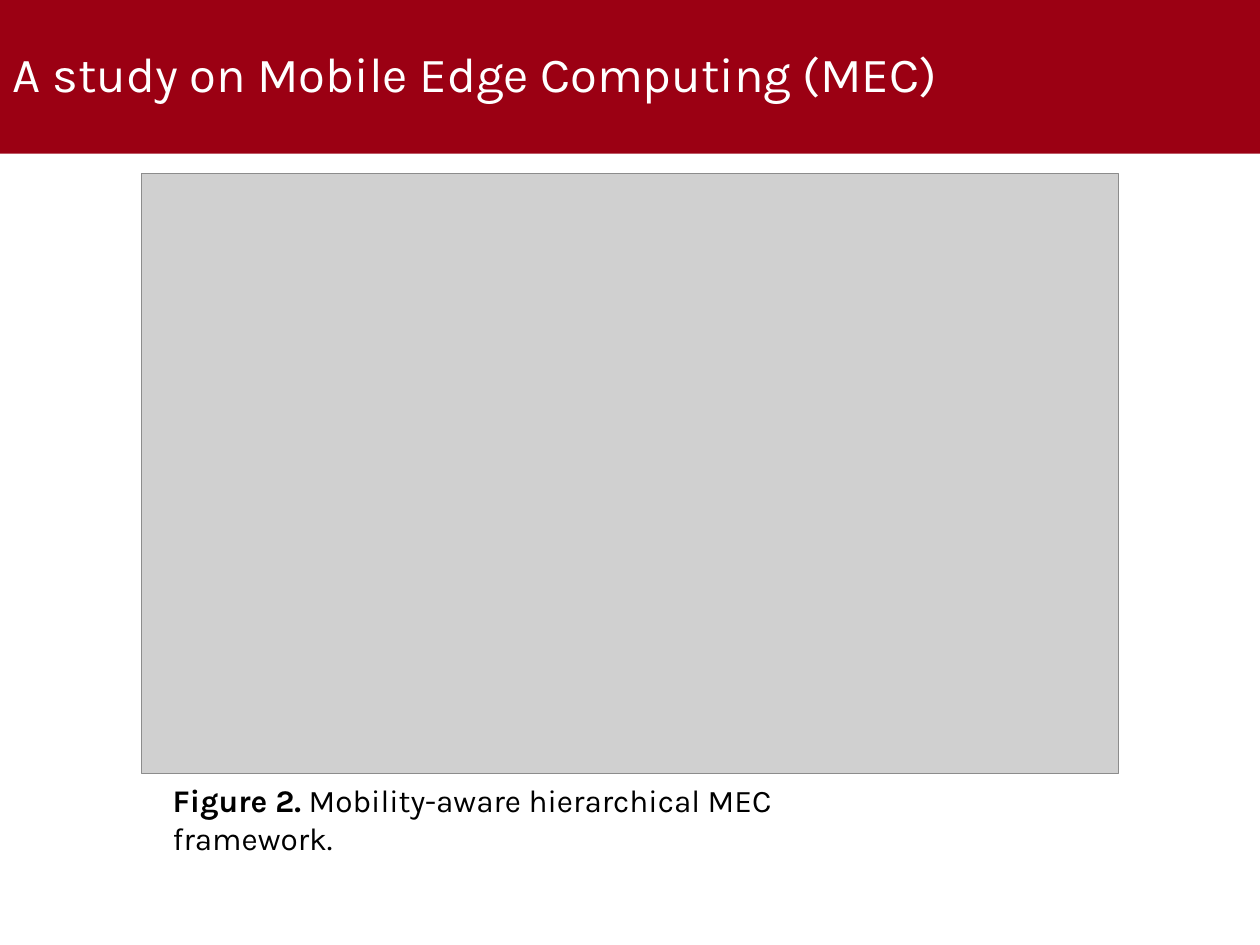
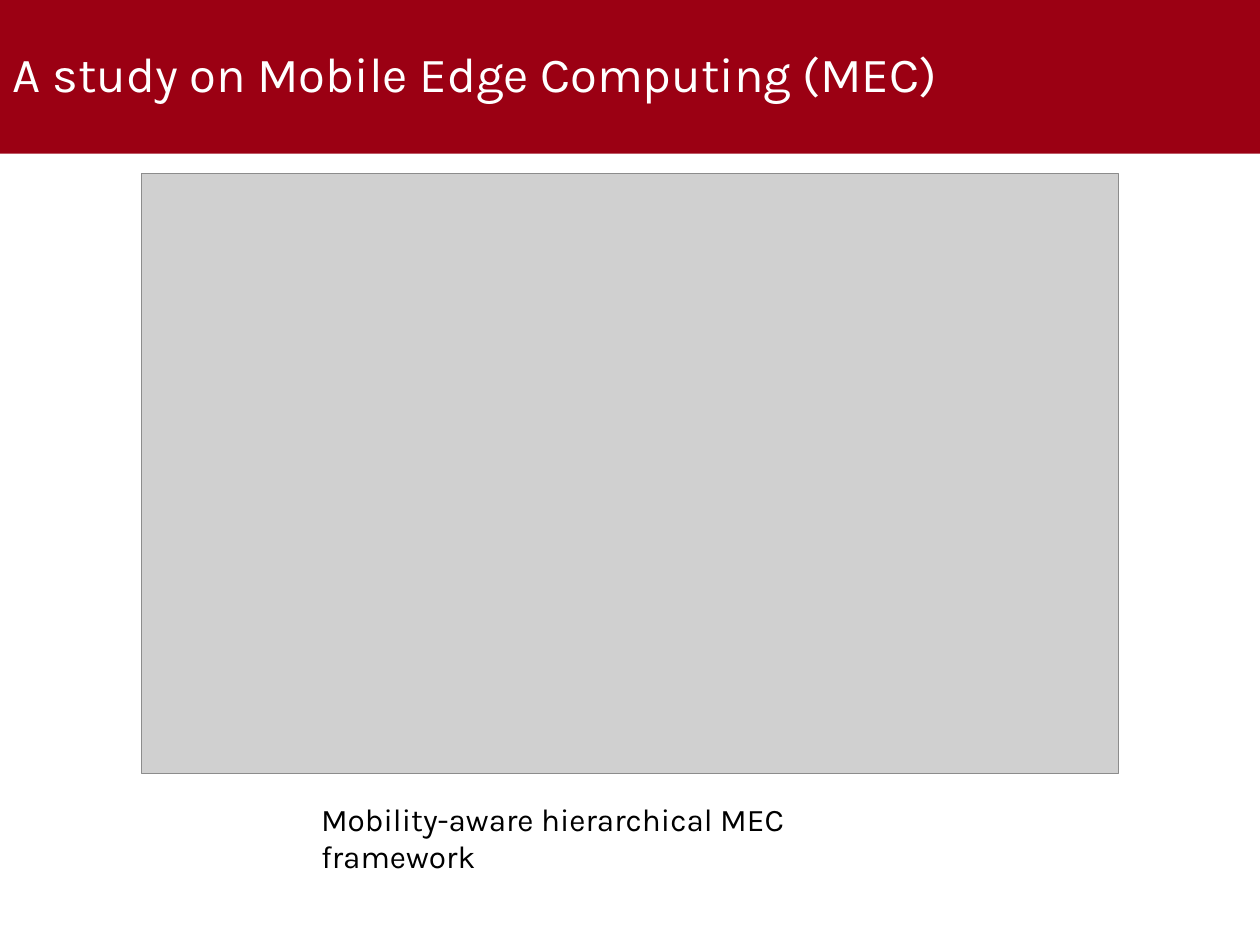
Before and after one commit to MikeIsBack/UniPD-MSc-Computer-Science-courses, a slide deck: slide 7 of Wireless Networks for Mobile Applications/Project/Presentation/Presentation.pptx. Drawn at 1260x945 pixels with LibreOffice and Linux fonts; fonts in the diff are those of the drawing; grey boxes stand for pictures; background and template pictures are left out. Boxes give left, top, right and bottom in pixels: in the first picture for what was removed or moved away, otherwise in the second. Text is boxed around its words. In the diff, an @@ line names an element or a change of style, - is before the commit and + after.

```diff
--- a/Wireless Networks for Mobile Applications/Project/Presentation/Presentation.pptx
+++ b/Wireless Networks for Mobile Applications/Project/Presentation/Presentation.pptx
@@ text at box(321, 809, 784, 869): text changed @@
-Figure 2. Mobility-aware hierarchical MEC framework.
+Mobility-aware hierarchical MEC framework
```
Also in this commit, not shown: 7 other slides changed, 4 other files.
